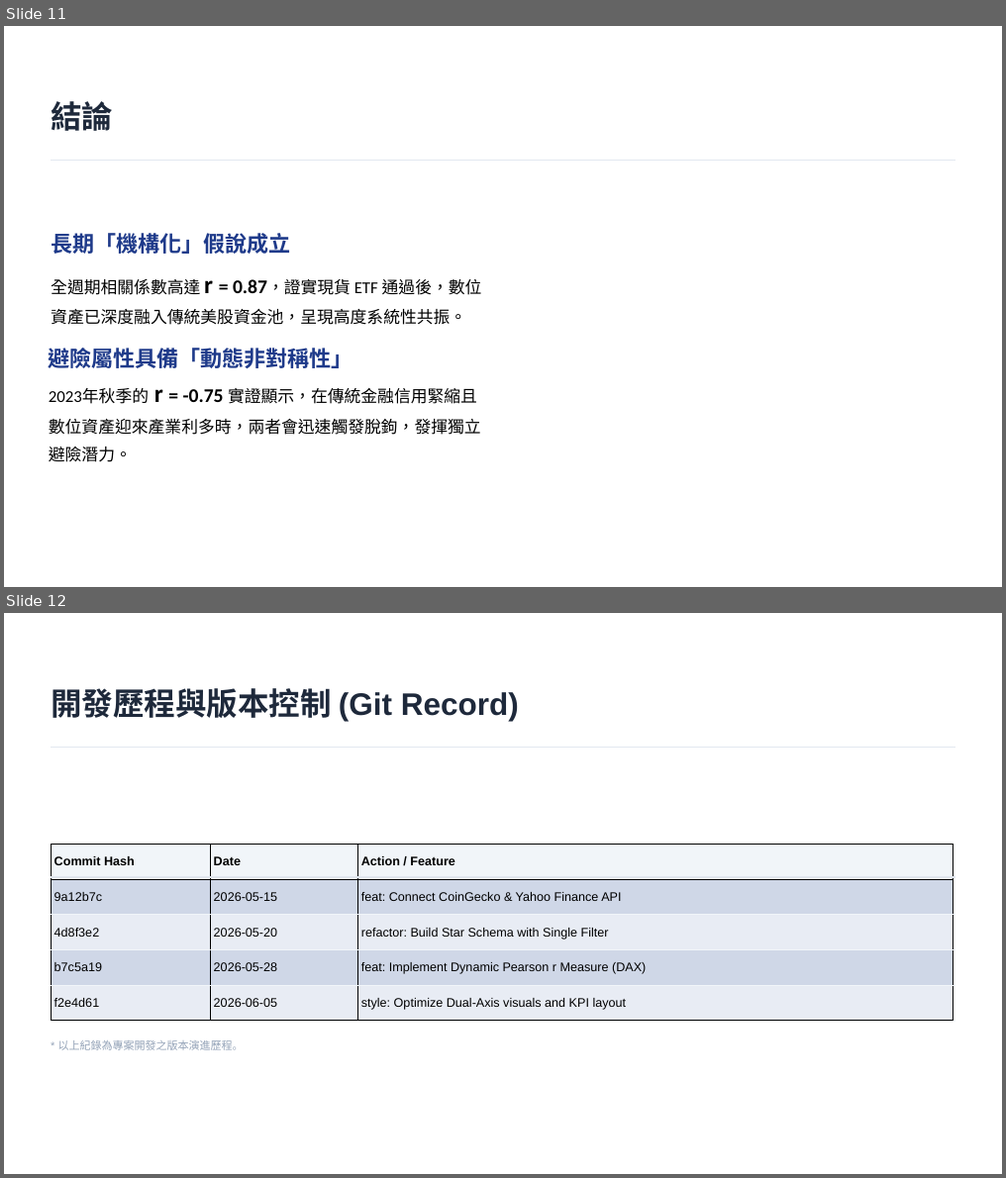
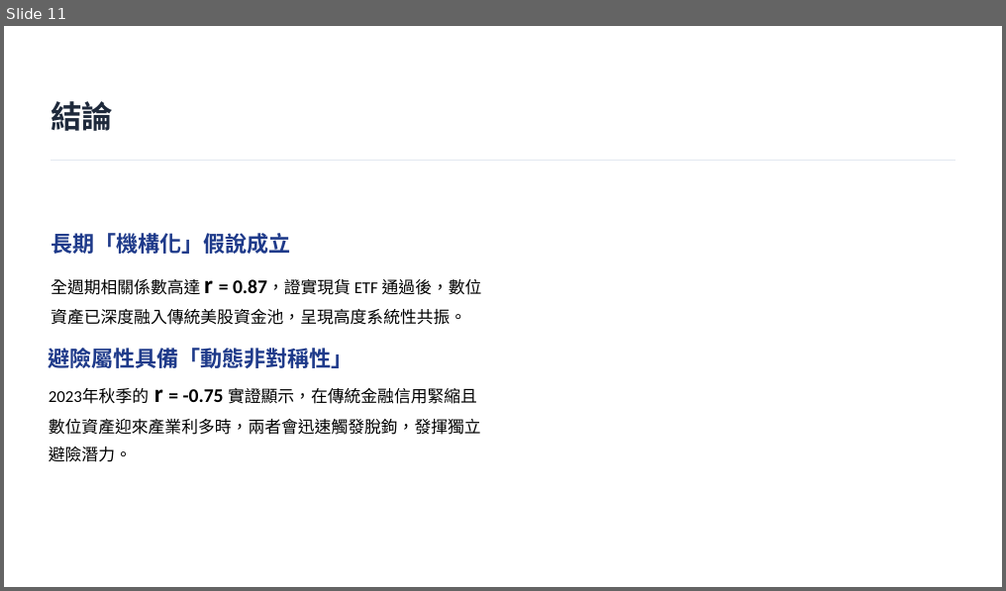
Before and after one commit to school87203123/114-2Fin, a slide deck: 數位資產與金融指數動態關聯研究.pptx.pptx. Shown one above the other, each under a label of ours: slides 11 and 12 before the commit, slide 11 after it. The pictures are 1006x1178 and 1006x591 pixels, drawn with LibreOffice and Linux fonts; fonts in the diff are those of the drawing; background and template pictures are left out. Boxes give left, top, right and bottom in pixels: in the first picture for what was removed or moved away, otherwise in the second. Text is boxed around its words. In the diff, an @@ line names an element or a change of style, - is before the commit and + after.

```diff
--- a/數位資產與金融指數動態關聯研究.pptx.pptx
+++ b/數位資產與金融指數動態關聯研究.pptx.pptx
@@ slide 12 removed at box(4, 613, 1002, 1174), background picture (left out) @@
@@ text removed at box(51, 688, 519, 721) @@
-開發歷程與版本控制 (Git Record)
@@ freeform shape removed at box(51, 747, 955, 748) @@
@@ table removed at box(51, 844, 953, 1021), 5 rows, 3 columns @@
-Commit Hash | Date | Action / Feature
-9a12b7c | 2026-05-15 | feat: Connect CoinGecko & Yahoo Finance API
-4d8f3e2 | 2026-05-20 | refactor: Build Star Schema with Single Filter
-b7c5a19 | 2026-05-28 | feat: Implement Dynamic Pearson r Measure (DAX)
-f2e4d61 | 2026-06-05 | style: Optimize Dual-Axis visuals and KPI layout
@@ freeform shape removed at box(51, 876, 210, 878) @@
@@ freeform shape removed at box(210, 876, 356, 878) @@
@@ freeform shape removed at box(356, 876, 955, 878) @@
@@ freeform shape removed at box(51, 913, 210, 914) @@
@@ freeform shape removed at box(210, 913, 356, 914) @@
@@ freeform shape removed at box(356, 913, 955, 914) @@
@@ freeform shape removed at box(51, 950, 210, 951) @@
@@ freeform shape removed at box(210, 950, 356, 951) @@
@@ freeform shape removed at box(356, 950, 955, 951) @@
@@ freeform shape removed at box(51, 985, 210, 986) @@
@@ freeform shape removed at box(210, 985, 356, 986) @@
@@ freeform shape removed at box(356, 985, 955, 986) @@
@@ freeform shape removed at box(51, 1021, 210, 1022) @@
@@ freeform shape removed at box(210, 1021, 356, 1022) @@
@@ freeform shape removed at box(356, 1021, 955, 1022) @@
@@ text removed at box(58, 1041, 244, 1051) @@
-* 以上紀錄為專案開發之版本演進歷程。
```
Also in this commit, not shown: 2 slides changed.
